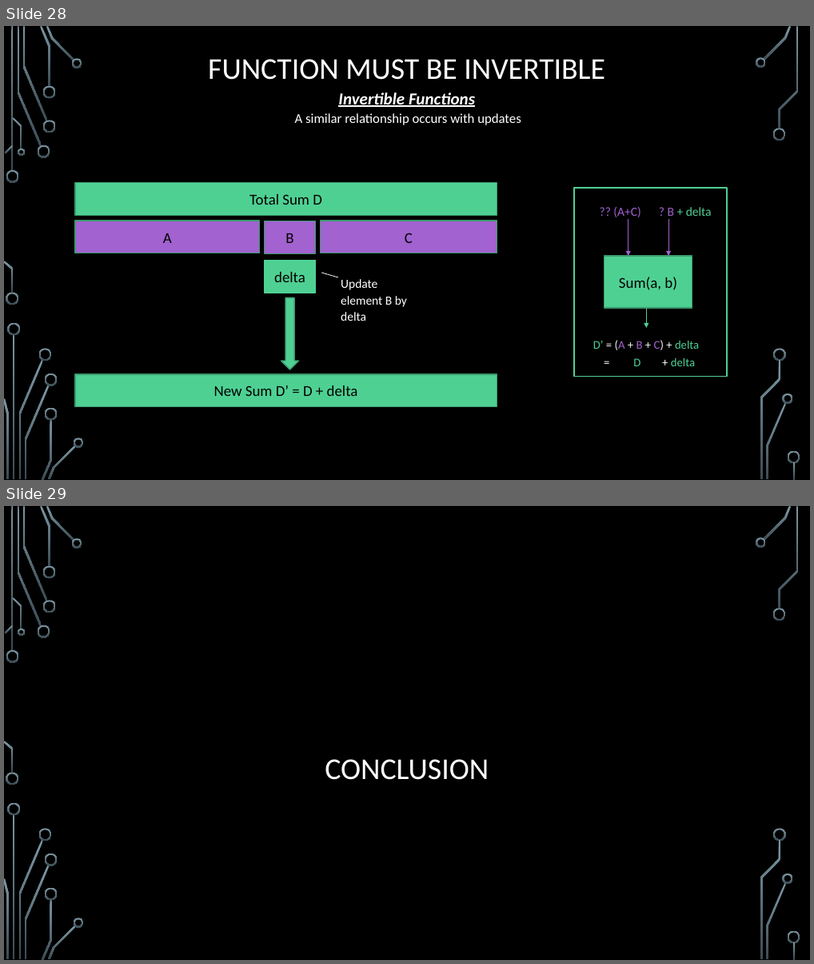
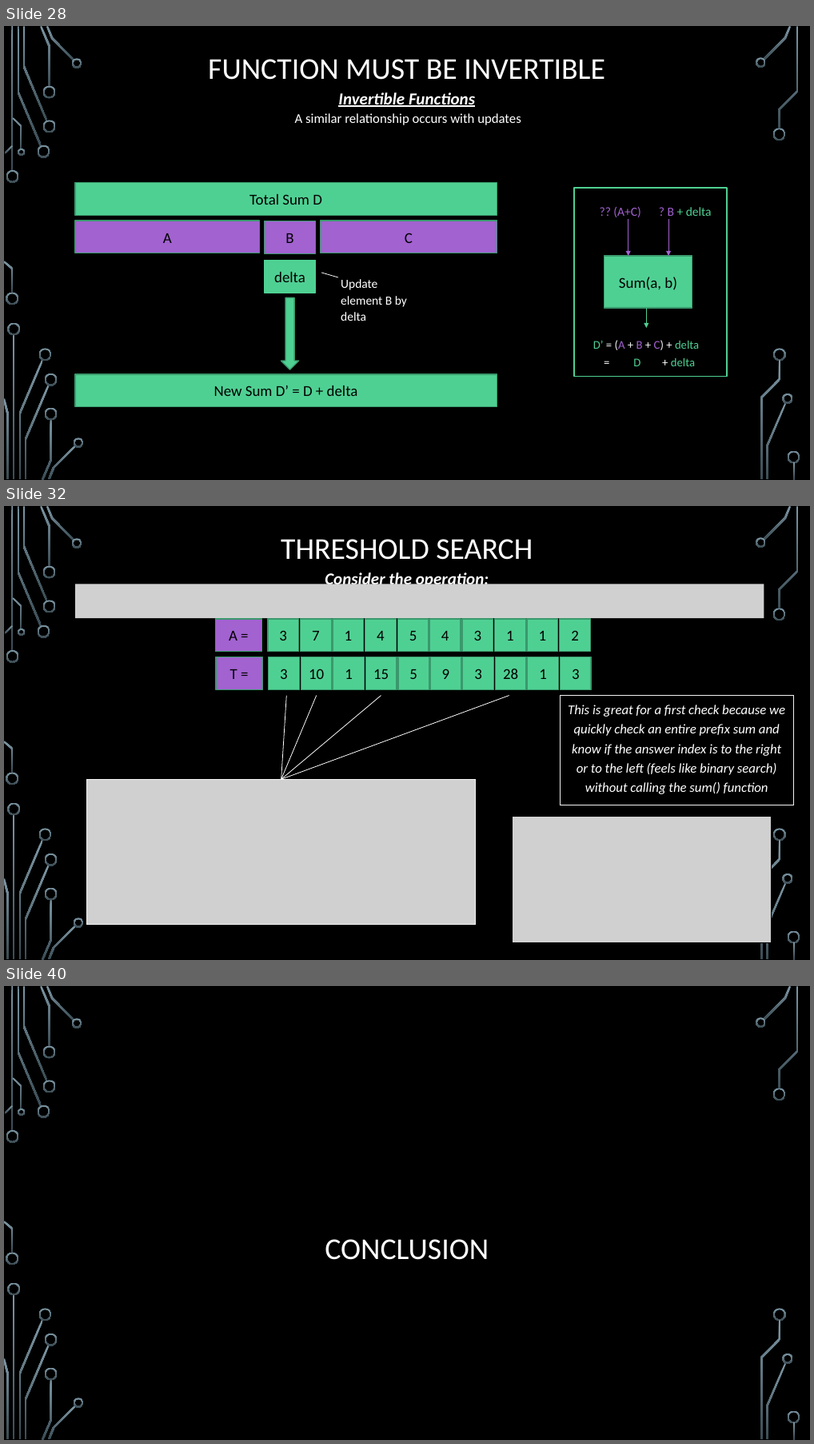
Before and after one commit to janiceeguo/advAlgo, a slide deck: slides/Trees-FenwickTrees.pptx. Shown one above the other, each under a label of ours: slides 28 and 29 before the commit, slides 28, 32 and 40 after it; the slides between them are not shown. The pictures are 814x964 and 814x1444 pixels, drawn with LibreOffice and Linux fonts; fonts in the diff are those of the drawing; grey boxes stand for pictures; background and template pictures are left out. Boxes give left, top, right and bottom in pixels: in the first picture for what was removed or moved away, otherwise in the second. Text is boxed around its words. In the diff, an @@ line names an element or a change of style, - is before the commit and + after.

```diff
--- a/slides/Trees-FenwickTrees.pptx
+++ b/slides/Trees-FenwickTrees.pptx
@@ slide 32 added at box(4, 506, 810, 960), background picture (left out); not listed: 36 template elements that a slide beside it also shows @@
@@ title added at box(281, 539, 533, 560), 36 pt, text #FFFFFF @@
+THRESHOLD SEARCH
@@ text added at box(325, 570, 489, 589), 20 pt, text #FFFFFF, bold, italic, underline @@
+Consider the operation:
@@ picture added at box(75, 584, 765, 619) @@
@@ rectangle added at box(215, 619, 262, 651), fill #A262D0, outline #3A9A6D 1.25 pt, 18 pt, text #000000 @@
+A =
@@ group added at box(268, 619, 591, 651): 10 rectangles @@
+3
+7
+1
+4
+5
+4
+3
+1
+1
+2
@@ rectangle added at box(216, 657, 262, 690), fill #A262D0, outline #3A9A6D 1.25 pt, 18 pt, text #000000 @@
+T =
@@ group added at box(268, 657, 591, 690): 10 rectangles @@
+3
+10
+1
+15
+5
+9
+3
+28
+1
+3
@@ line added from (286, 696) to (282, 779), #FFFFFF 0.75 pt @@
@@ line added from (317, 696) to (282, 779), #FFFFFF 0.75 pt @@
@@ line added from (382, 696) to (282, 779), #FFFFFF 0.75 pt @@
@@ line added from (510, 696) to (282, 779), #FFFFFF 0.75 pt @@
@@ rectangle added at box(561, 695, 794, 805), outline #F2F2F2 0.75 pt, 16 pt, text #FFFFFF, italic @@
+This is great for a first check because we quickly check an entire prefix sum and know if the answer index is to the right or to the left (feels like binary search) without calling the sum() function
@@ picture added at box(87, 779, 476, 924) @@
@@ picture added at box(513, 816, 772, 942) @@
@@ what was slide 29 is now slide 40 @@
```
Also in this commit, not shown: 10 other slides added.
